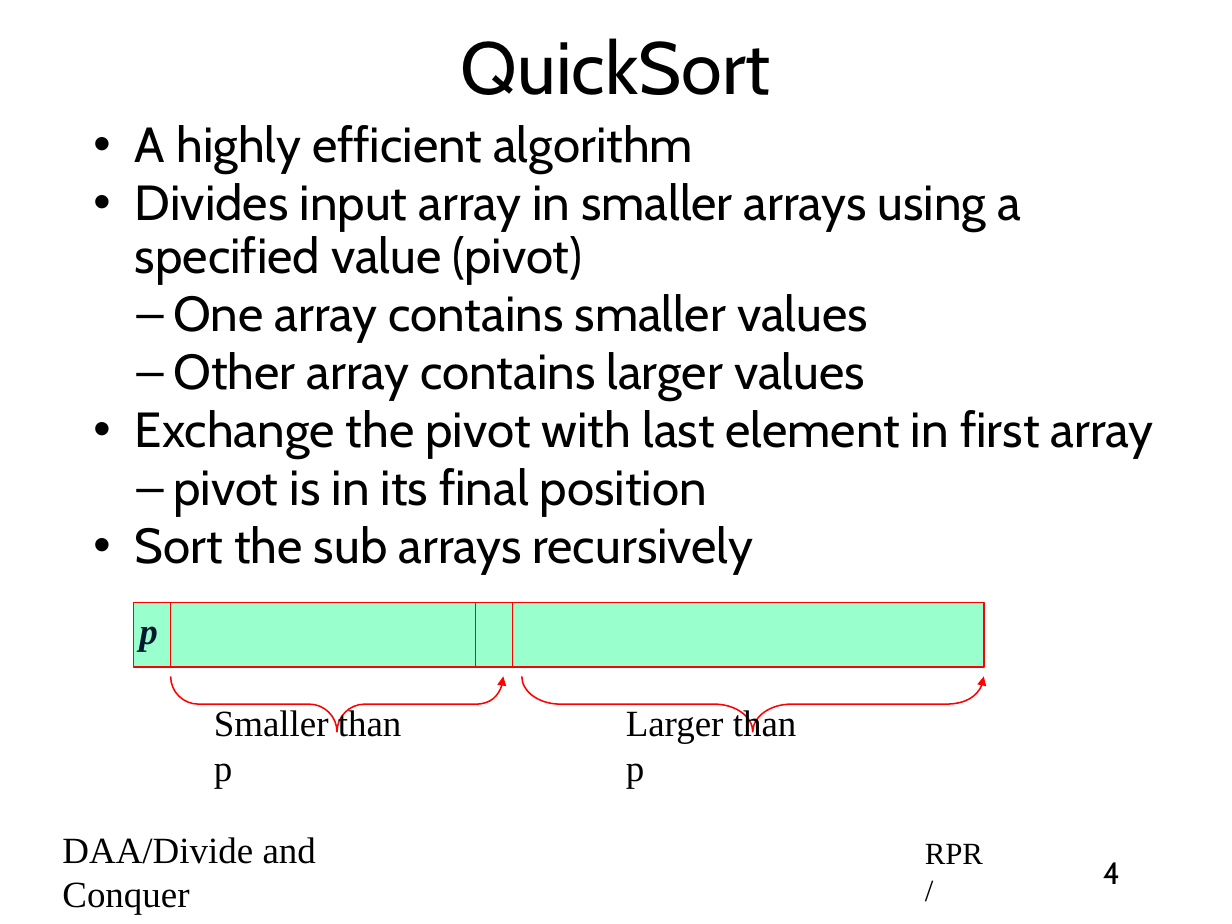
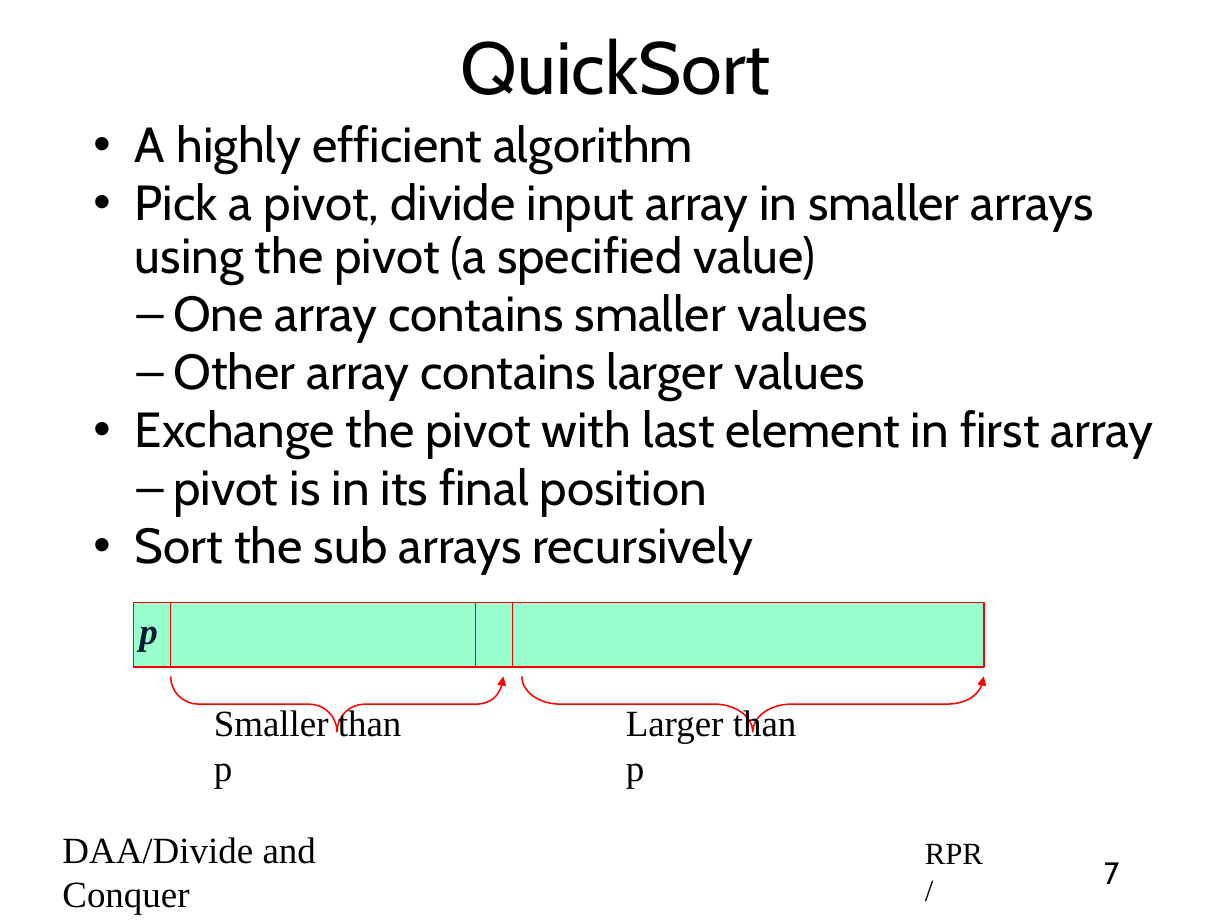
Before and after one commit to rprustagi/2019_20-Even-18CS42-DAA, a slide deck: slide 7 of Slides/2020-Even-DAA-L12-Divide-Conquer-Quicksort.pptx (slide 4 before the commit). Drawn at 1232x924 pixels with LibreOffice and Linux fonts; fonts in the diff are those of the drawing. Boxes give left, top, right and bottom in pixels: in the first picture for what was removed or moved away, otherwise in the second. Text is boxed around its words. In the diff, an @@ line names an element or a change of style, - is before the commit and + after.

```diff
--- a/Slides/2020-Even-DAA-L12-Divide-Conquer-Quicksort.pptx
+++ b/Slides/2020-Even-DAA-L12-Divide-Conquer-Quicksort.pptx
@@ text at (x1=135, y1=183, x2=1094, y2=284): text changed @@
-• Divides input array in smaller arrays using a specified value (pivot)
+• Pick a pivot, divide input array in smaller arrays using the pivot (a specified value)
@@ page number at (x1=1104, y1=862, x2=1119, y2=884): text changed @@
-4
+7
```
Also in this commit, not shown: 5 other slides changed, 8 slides added, 1 other file.
